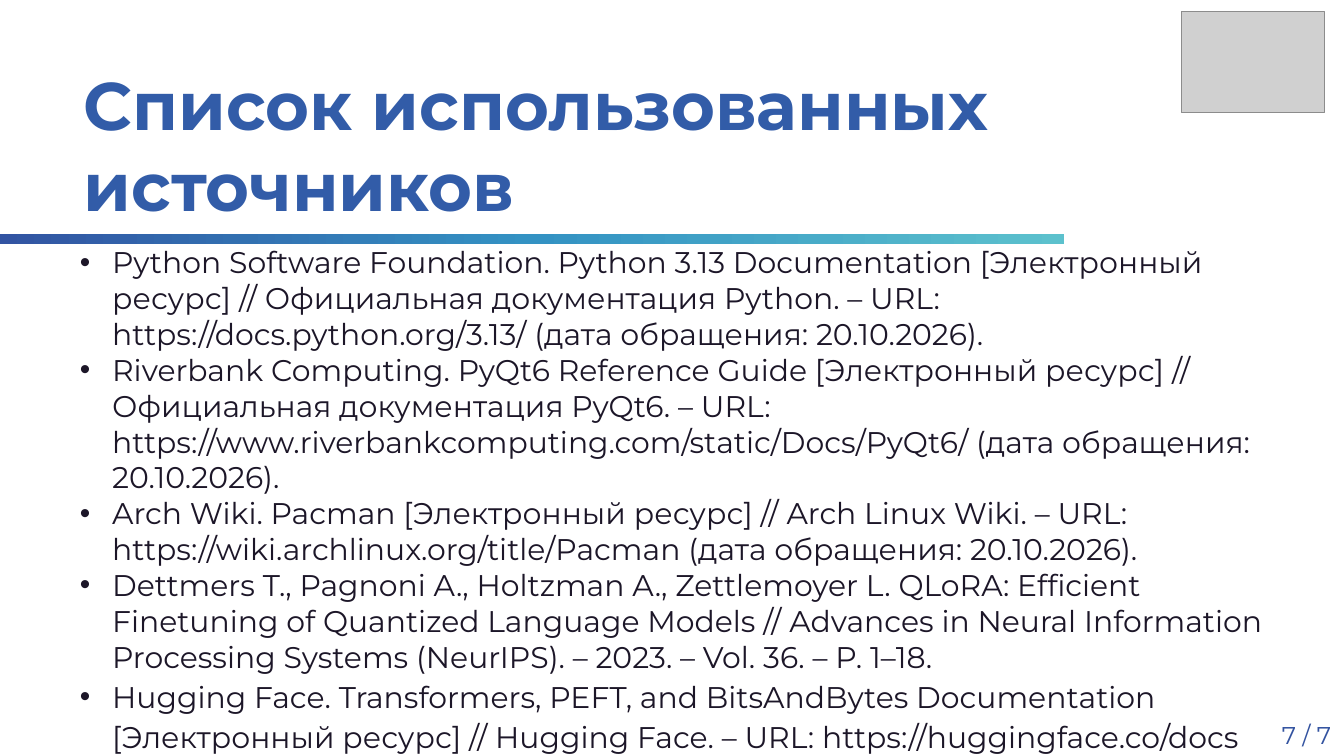
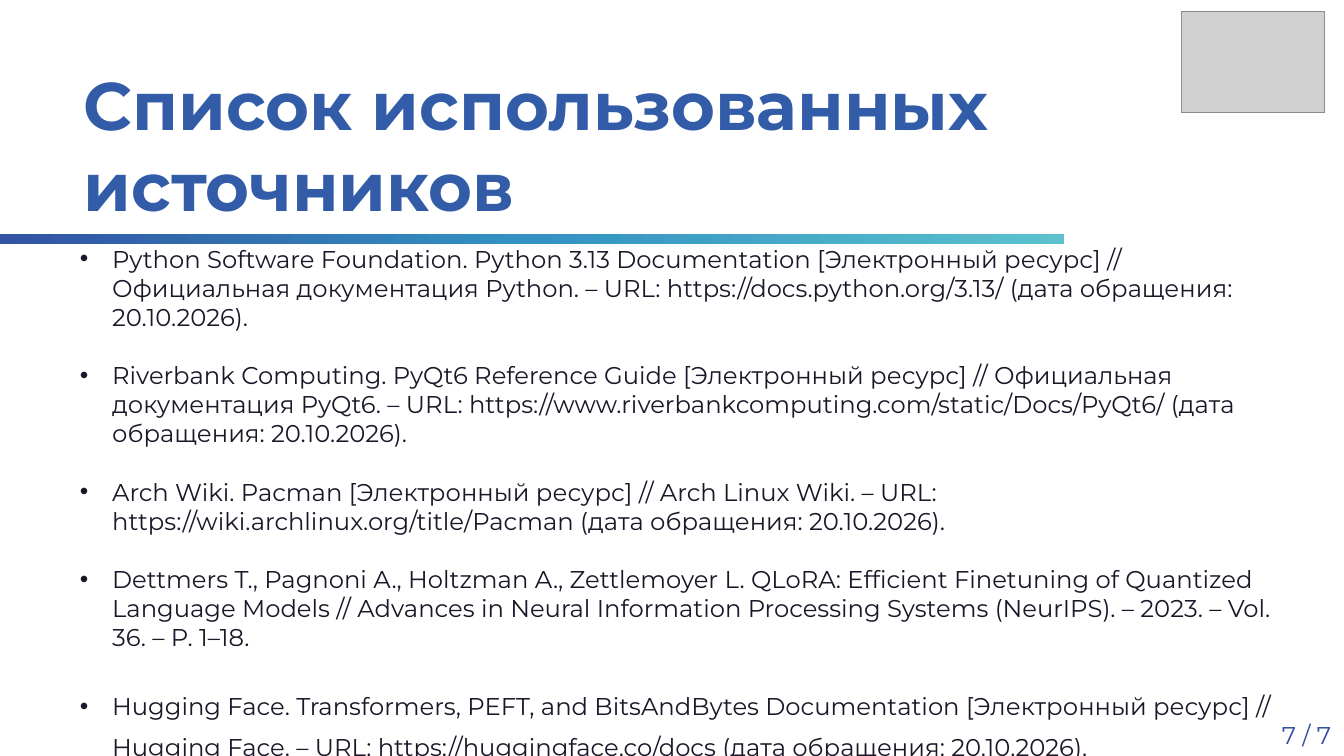
Before and after one commit to Op1xx/TuxAgent, a slide deck: slide 7 of docs/Защита идеи ПД ТП 2026.pptx. Drawn at 1344x756 pixels with LibreOffice and Linux fonts; fonts in the diff are those of the drawing; grey boxes stand for pictures; background and template pictures are left out. Boxes give left, top, right and bottom in pixels: in the first picture for what was removed or moved away, otherwise in the second. Text is boxed around its words. In the diff, an @@ line names an element or a change of style, - is before the commit and + after.

```diff
--- a/docs/Защита идеи ПД ТП 2026.pptx
+++ b/docs/Защита идеи ПД ТП 2026.pptx
@@ text "Python Software Foundation. Python 3.13 ..." at box(112, 250, 1271, 720): size 32 to 26 pt @@
```
Also in this commit, not shown: 5 other slides changed, 1 slide added, 23 other files.
